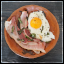
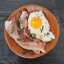
Layered file, before and after one edit (w=64, h=64). Changes by layer:
removed layer "light" (was overlay) over (1, 1, 63, 63)
removed layer "border" over (0, 0, 64, 64)
